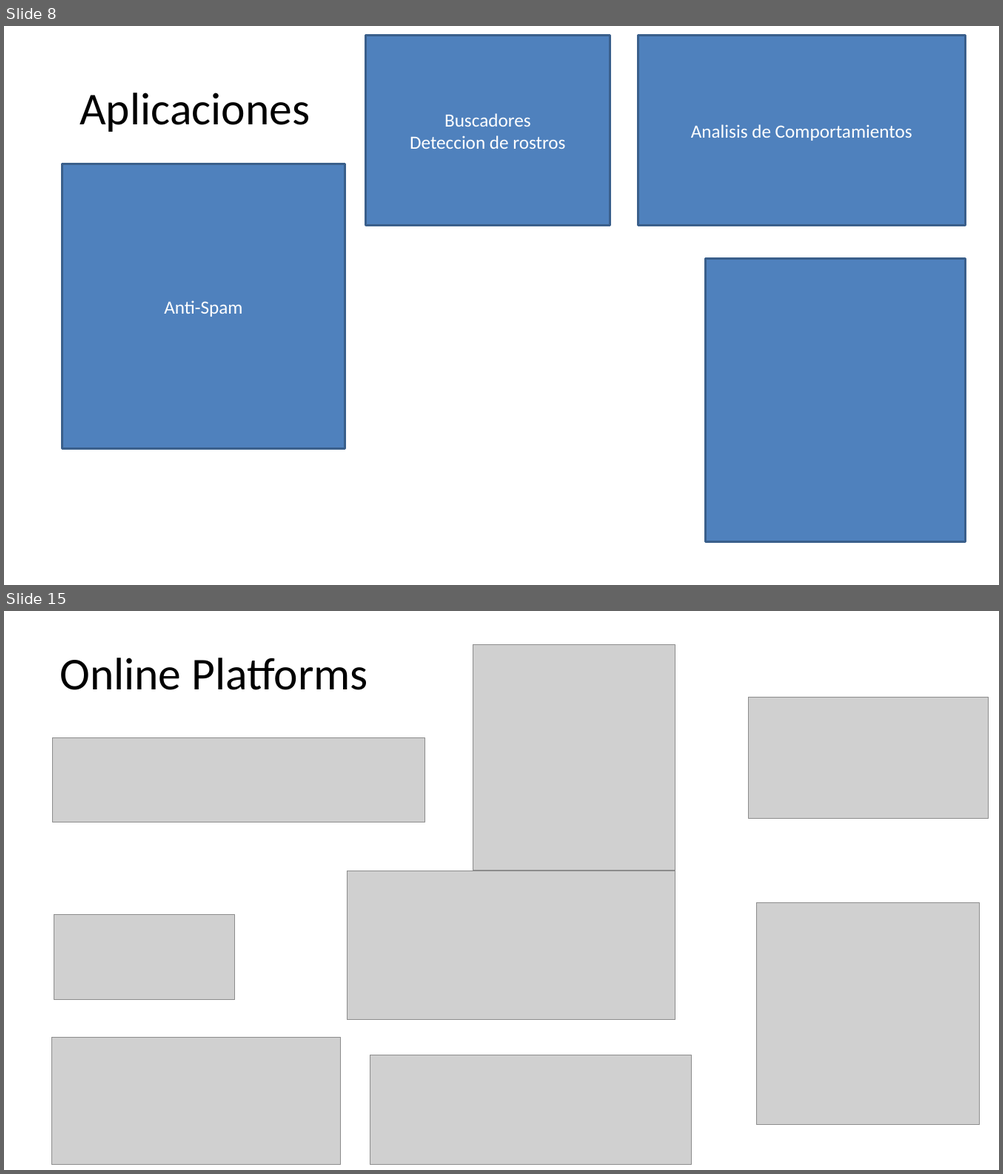
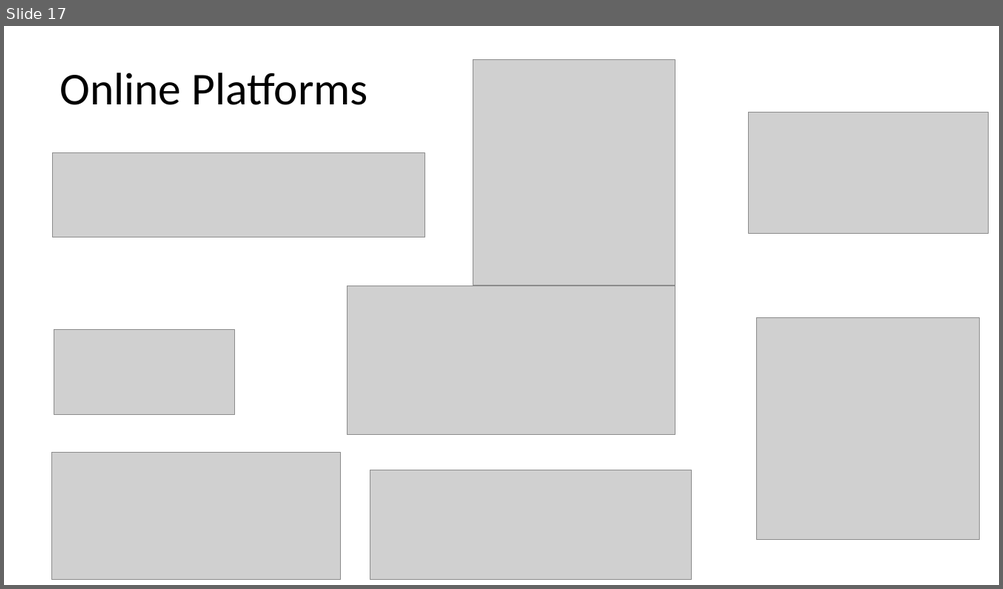
Before and after one commit to G94/CodeHunters_IntroduccionDS_01, a slide deck: Introducción al Análisis de Datos - 01.pptx. Shown one above the other, each under a label of ours: slides 8 and 15 before the commit, slide 17 after it; the slides between them are not shown. The pictures are 1003x1174 and 1003x589 pixels, drawn with LibreOffice and Linux fonts; fonts in the diff are those of the drawing; grey boxes stand for pictures. Boxes give left, top, right and bottom in pixels: in the first picture for what was removed or moved away, otherwise in the second. Text is boxed around its words. In the diff, an @@ line names an element or a change of style, - is before the commit and + after.

```diff
--- a/Introducción al Análisis de Datos - 01.pptx
+++ b/Introducción al Análisis de Datos - 01.pptx
@@ slide 8 removed at (4, 26, 999, 585), background #FFFFFF @@
@@ rectangle removed at (365, 35, 610, 225) @@
-Buscadores
-Deteccion de rostros
@@ rectangle removed at (638, 35, 965, 225) @@
-Analisis de Comportamientos
@@ text removed at (79, 93, 310, 132) @@
-Aplicaciones
@@ rectangle removed at (62, 164, 345, 449) @@
-Anti-Spam
@@ rectangle removed at (706, 259, 965, 543) @@
@@ what was slide 15 is now slide 17 @@
```
Also in this commit, not shown: 10 slides changed, 8 slides added, 4 other slides removed, 1 other file.
